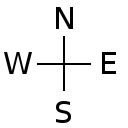
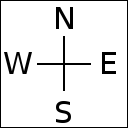
Layered file, before and after one edit (128x128). Changes by layer:
painted on "Background" over [0, 0, 128, 128]
